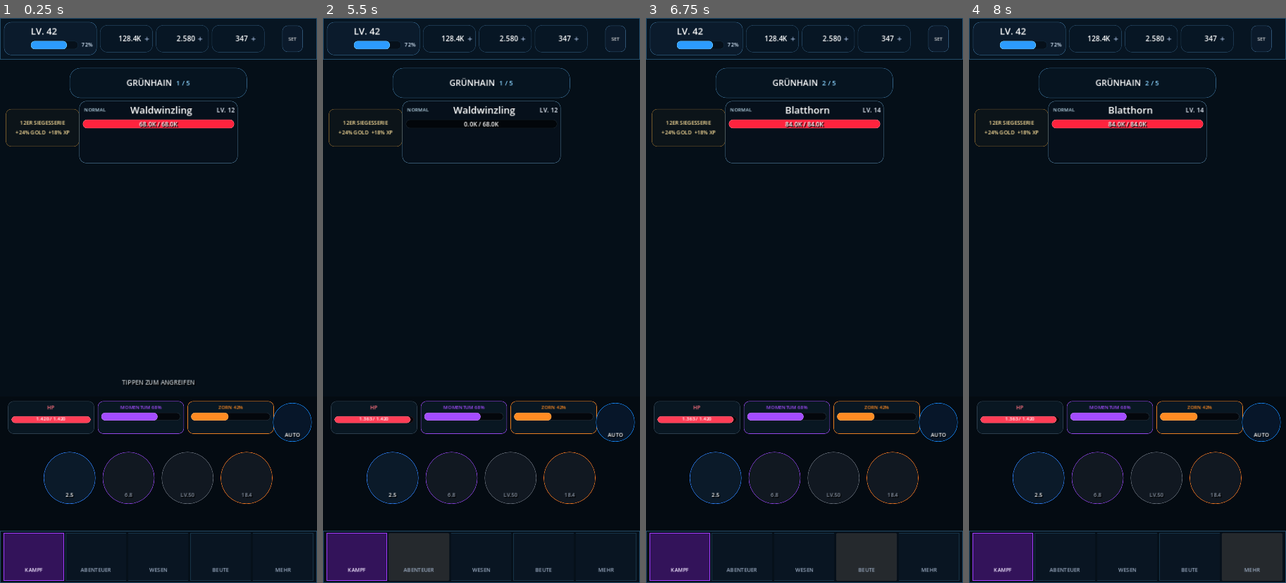
Above: before the commit, frames 1-4 (left to right).
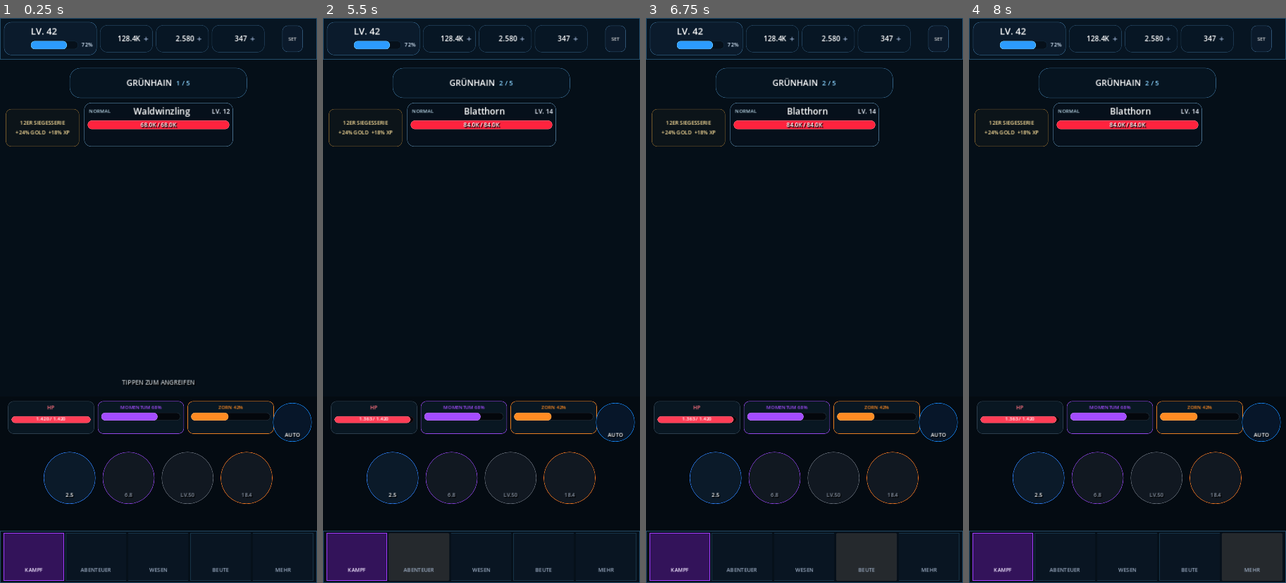
Above: after the commit, the same moments.

Repository: Broosskyy/Test-Game-Factory.
Game: Godot game, scene res://realm_alliance/combat/gruenhain_vertical_slice.tscn
Two runs of this game, one before a commit and one after it. Both use one fixed random seed, a clock stepped at 60 frames per second and the inputs below.
Inputs (mouse positions are in pixels of both pictures, inside the frame that each line leads up to):
- Up to frame 1 (0.25 s): no input
- Up to frame 2 (5.5 s): click "SET" at 0.5 s; click "AUTO" at 1.25 s; click "AUTO ON" at 2 s; click "2.5" at 2.75 s; click (481, 255) at 3.52 s; click "KAMPF" at 4.25 s; click "ABENTEUER" at 5 s
- Up to frame 3 (6.75 s): click "WESEN" at 5.75 s; click "BEUTE" at 6.5 s
- Up to frame 4 (8 s): click "MEHR" at 7.25 s

The runs differ from the first frame. In frame 1, 1.2% of the frame differs, in the area x 24-81%, y 3-26%; in frame 2, 1.5%; in frame 3, 1.1%; in frame 4, 1.1%.

Commit message:
polish: ground actors and compact reward presentation

Diff:
--- a/realm_alliance/combat/gruenhain_vertical_slice.gd
+++ b/realm_alliance/combat/gruenhain_vertical_slice.gd
@@ -259,7 +259,7 @@
 
 		var icon := TextureRect.new()
 		icon.texture = _load_v2_texture(entry[0])
-		icon.custom_minimum_size = Vector2(27, 27)
+		icon.custom_minimum_size = Vector2(23, 23)
 		icon.expand_mode = TextureRect.EXPAND_IGNORE_SIZE
 		icon.stretch_mode = TextureRect.STRETCH_KEEP_ASPECT_CENTERED
 		icon.mouse_filter = Control.MOUSE_FILTER_IGNORE
@@ -357,7 +357,7 @@
 	streak.add_child(streak_text)
 
 	hero_holder = Control.new()
-	_anchor(hero_holder, 0.025, 0.43, 0.365, 0.79)
+	_anchor(hero_holder, 0.03, 0.49, 0.355, 0.85)
 	hero_holder.z_index = 10
 	hero_holder.mouse_filter = Control.MOUSE_FILTER_IGNORE
 	stage.add_child(hero_holder)
@@ -411,7 +411,7 @@
 
 func _build_enemy_hud() -> void:
 	var hud := PanelContainer.new()
-	_anchor(hud, 0.25, 0.088, 0.75, 0.22)
+	_anchor(hud, 0.265, 0.092, 0.735, 0.185)
 	hud.z_index = 40
 	hud.add_theme_stylebox_override("panel", _panel_style(Color(0.025, 0.065, 0.105, 0.96), Color("#4c7694"), 15))
 	stage.add_child(hud)
@@ -436,7 +436,7 @@
 	enemy_name_label.size_flags_horizontal = Control.SIZE_EXPAND_FILL
 	enemy_name_label.horizontal_alignment = HORIZONTAL_ALIGNMENT_CENTER
 	enemy_name_label.add_theme_color_override("font_color", Color.WHITE)
-	enemy_name_label.add_theme_font_size_override("font_size", 22)
+	enemy_name_label.add_theme_font_size_override("font_size", 20)
 	title.add_child(enemy_name_label)
 
 	enemy_level_label = Label.new()
@@ -462,7 +462,7 @@
 	enemy_hp_text.add_theme_color_override("font_shadow_color", Color.BLACK)
 	enemy_hp_text.add_theme_constant_override("shadow_offset_x", 2)
 	enemy_hp_text.add_theme_constant_override("shadow_offset_y", 2)
-	enemy_hp_text.add_theme_font_size_override("font_size", 14)
+	enemy_hp_text.add_theme_font_size_override("font_size", 13)
 	_anchor(enemy_hp_text, 0.0, 0.0, 1.0, 1.0)
 	bar_wrap.add_child(enemy_hp_text)
 
@@ -652,13 +652,13 @@
 func _build_level_overlay() -> void:
 	level_overlay = ColorRect.new()
 	_anchor(level_overlay, 0.0, 0.0, 1.0, 1.0)
-	level_overlay.color = Color(0.01, 0.025, 0.035, 0.84)
+	level_overlay.color = Color(0.01, 0.025, 0.035, 0.70)
 	level_overlay.z_index = 200
 	level_overlay.visible = false
 	add_child(level_overlay)
 
 	var card := PanelContainer.new()
-	_anchor(card, 0.16, 0.27, 0.84, 0.68)
+	_anchor(card, 0.20, 0.34, 0.80, 0.62)
 	card.add_theme_stylebox_override("panel", _panel_style(Color("#0b1725"), Color("#d7a832"), 24))
 	level_overlay.add_child(card)
 
@@ -669,7 +669,7 @@
 
 	var art := TextureRect.new()
 	art.texture = _load_v2_texture("ui_v4/upgrade_evolution_a/level_up.png")
-	art.custom_minimum_size = Vector2(180, 150)
+	art.custom_minimum_size = Vector2(126, 96)
 	art.expand_mode = TextureRect.EXPAND_IGNORE_SIZE
 	art.stretch_mode = TextureRect.STRETCH_KEEP_ASPECT_CENTERED
 	content.add_child(art)
@@ -678,21 +678,21 @@
 	title.text = "LEVEL 43"
 	title.horizontal_alignment = HORIZONTAL_ALIGNMENT_CENTER
 	title.add_theme_color_override("font_color", Color("#ffe69b"))
-	title.add_theme_font_size_override("font_size", 36)
+	title.add_theme_font_size_override("font_size", 30)
 	content.add_child(title)
 
 	var stats := Label.new()
 	stats.text = "+5 ANGRIFF\n+6 LEBEN\n+2 GOLDFUND"
 	stats.horizontal_alignment = HORIZONTAL_ALIGNMENT_CENTER
 	stats.add_theme_color_override("font_color", Color("#eef5ff"))
-	stats.add_theme_font_size_override("font_size", 17)
+	stats.add_theme_font_size_override("font_size", 14)
 	content.add_child(stats)
 
 	var continue_button := Button.new()
 	continue_button.text = "WEITER"
-	continue_button.custom_minimum_size = Vector2(220, 56)
+	continue_button.custom_minimum_size = Vector2(190, 46)
 	continue_button.focus_mode = Control.FOCUS_NONE
-	continue_button.add_theme_font_size_override("font_size", 17)
+	continue_button.add_theme_font_size_override("font_size", 15)
 	continue_button.add_theme_stylebox_override("normal", _panel_style(Color("#234e2f"), Color("#64da82"), 14))
 	continue_button.pressed.connect(_continue_after_levelup)
 	content.add_child(continue_button)
@@ -701,13 +701,13 @@
 func _build_loot_overlay() -> void:
 	loot_overlay = ColorRect.new()
 	_anchor(loot_overlay, 0.0, 0.0, 1.0, 1.0)
-	loot_overlay.color = Color(0.01, 0.025, 0.035, 0.86)
+	loot_overlay.color = Color(0.01, 0.025, 0.035, 0.72)
 	loot_overlay.z_index = 210
 	loot_overlay.visible = false
 	add_child(loot_overlay)
 
 	var card := PanelContainer.new()
-	_anchor(card, 0.15, 0.25, 0.85, 0.72)
+	_anchor(card, 0.20, 0.31, 0.80, 0.64)
 	card.add_theme_stylebox_override("panel", _panel_style(Color("#0b1725"), Color("#d7a832"), 24))
 	loot_overlay.add_child(card)
 
@@ -720,12 +720,12 @@
 	title.text = "BOSS-BEUTE"
 	title.horizontal_alignment = HORIZONTAL_ALIGNMENT_CENTER
 	title.add_theme_color_override("font_color", Color("#ffe69b"))
-	title.add_theme_font_size_override("font_size", 28)
+	title.add_theme_font_size_override("font_size", 24)
 	content.add_child(title)
 
 	chest_art = TextureRect.new()
 	chest_art.texture = _load_v2_texture("v190/rewards/chest_states/closed.png")
-	chest_art.custom_minimum_size = Vector2(260, 210)
+	chest_art.custom_minimum_size = Vector2(190, 150)
 	chest_art.expand_mode = TextureRect.EXPAND_IGNORE_SIZE
 	chest_art.stretch_mode = TextureRect.STRETCH_KEEP_ASPECT_CENTERED
 	content.add_child(chest_art)
@@ -734,14 +734,14 @@
 	reward.text = "GARANTIERTE BOSS-TRUHE"
 	reward.horizontal_alignment = HORIZONTAL_ALIGNMENT_CENTER
 	reward.add_theme_color_override("font_color", Color("#dce9f5"))
-	reward.add_theme_font_size_override("font_size", 15)
+	reward.add_theme_font_size_override("font_size", 13)
 	content.add_child(reward)
 
 	var open_button := Button.new()
 	open_button.text = "TRUHE ÖFFNEN"
-	open_button.custom_minimum_size = Vector2(240, 58)
+	open_button.custom_minimum_size = Vector2(205, 48)
 	open_button.focus_mode = Control.FOCUS_NONE
-	open_button.add_theme_font_size_override("font_size", 17)
+	open_button.add_theme_font_size_override("font_size", 15)
 	open_button.add_theme_stylebox_override("normal", _panel_style(Color("#5d3512"), Color("#ffc85f"), 14))
 	open_button.pressed.connect(_open_loot)
 	content.add_child(open_button)
@@ -935,7 +935,7 @@
 	reward_tween.tween_property(burst, "scale", Vector2(1.08, 1.08), 0.30)
 	await reward_tween.finished
 
-	await get_tree().create_timer(0.55).timeout
+	await get_tree().create_timer(0.38).timeout
 	burst.queue_free()
 
 	if encounter_index == 2:
@@ -958,7 +958,7 @@
 
 	var beam := _make_texture_rect()
 	beam.texture = _load_v2_texture("v190/vfx/progression_a/gold_level_beam.png")
-	_anchor(beam, 0.18, 0.18, 0.82, 0.80)
+	_anchor(beam, 0.28, 0.26, 0.72, 0.64)
 	beam.z_index = 201
 	beam.mouse_filter = Control.MOUSE_FILTER_IGNORE
 	level_overlay.add_child(beam)
@@ -1006,7 +1006,7 @@
 
 	var burst := _make_texture_rect()
 	burst.texture = _load_v2_texture("v190/vfx/rewards/gold_burst.png")
-	_anchor(burst, 0.24, 0.23, 0.76, 0.70)
+	_anchor(burst, 0.31, 0.31, 0.69, 0.62)
 	burst.z_index = 212
 	burst.mouse_filter = Control.MOUSE_FILTER_IGNORE
 	loot_overlay.add_child(burst)
@@ -1106,11 +1106,11 @@
 func _apply_enemy_layout(layout: String) -> void:
 	match layout:
 		"boss":
-			_anchor(enemy_holder, 0.255, 0.145, 1.055, 0.825)
+			_anchor(enemy_holder, 0.255, 0.245, 1.055, 0.925)
 		"elite":
-			_anchor(enemy_holder, 0.35, 0.215, 1.035, 0.82)
+			_anchor(enemy_holder, 0.35, 0.295, 1.035, 0.90)
 		_:
-			_anchor(enemy_holder, 0.415, 0.265, 1.015, 0.81)
+			_anchor(enemy_holder, 0.415, 0.335, 1.015, 0.88)
 
 
 func _set_hero_state(state: String) -> void:
